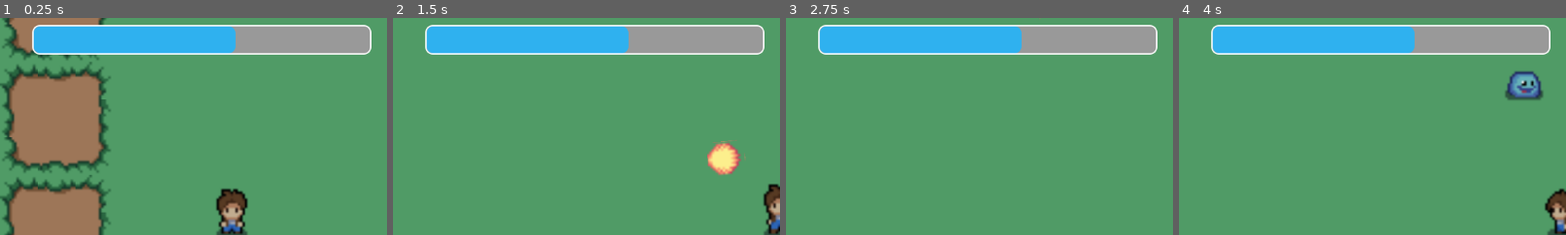
Above: before the commit, frames 1-4 (left to right).
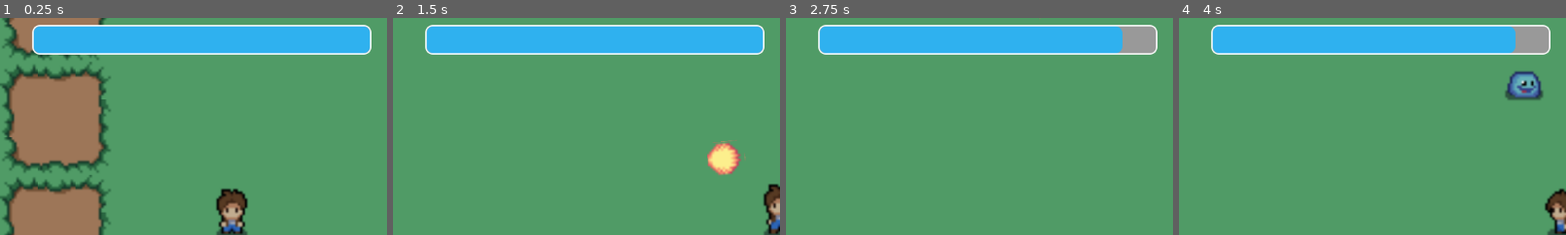
Above: after the commit, the same moments.

Repository: NUSGDG-Godot-AY2324-S2/oop
Game: Godot game, scene res://main/root.tscn
Two runs of this game, one before a commit and one after it. Both use one fixed random seed, a clock stepped at 60 frames per second and the inputs below.
Inputs (mouse positions are % of the whole screen's width and height, from its top left):
- Up to frame 1 (0.25 s): no input
- Up to frame 2 (1.5 s): tap Enter at 0.5 s; move the mouse to (72, 45) at 0.52 s; hold Right (ui_right) 0.53-1.28 s; click (72, 45) at 0.6 s; move the mouse to (30, 55) at 1.27 s; hold Down (ui_down) from 1.28 s (still down); click (30, 55) at 1.35 s
- Up to frame 3 (2.75 s): move the mouse to (60, 28) at 2.02 s; release Down (ui_down) at 2.03 s; hold Right (ui_right) from 2.03 s (still down); click (60, 28) at 2.1 s
- Up to frame 4 (4 s): move the mouse to (45, 70) at 2.77 s; release Right (ui_right) at 2.78 s; hold Up (ui_up) 2.78-3.53 s; click (45, 70) at 2.85 s; move the mouse to (80, 65) at 3.52 s; hold Left (ui_left) from 3.53 s (still down); click (80, 65) at 3.6 s
The pictures show only the part of the screen within x 0-50%, y 6-56%; the shares and areas given below are measured in that part.

The runs differ from the first frame. In frame 1, 4.5% of the frame differs, in the area x 59-96%, y 3-17%; in frame 2, 4.5%; in frame 3, 3.4%; in frame 4, 3.4%.

Commit message:
Add healthbar signal

Diff:
--- /dev/null
+++ b/src/UI/UI.gd
@@ -0,0 +1,5 @@
+extends CanvasLayer
+
+
+func set_healthbar_value(value: int):
+	$Control/MarginContainer/Healthbar.value = value
--- a/src/UI/UI.tscn
+++ b/src/UI/UI.tscn
@@ -1,8 +1,10 @@
-[gd_scene load_steps=2 format=3 uid="uid://d26nrgw1jvyh6"]
+[gd_scene load_steps=3 format=3 uid="uid://d26nrgw1jvyh6"]
 
+[ext_resource type="Script" path="res://UI/UI.gd" id="1_4kdcs"]
 [ext_resource type="PackedScene" uid="uid://mtvmxq2388hc" path="res://UI/healthbar.tscn" id="1_5pr7a"]
 
 [node name="UI" type="CanvasLayer"]
+script = ExtResource("1_4kdcs")
 
 [node name="Control" type="Control" parent="."]
 layout_mode = 3
@@ -23,5 +25,5 @@
 theme_override_constants/margin_right = 50
 theme_override_constants/margin_bottom = 50
 
-[node name="healthbar" parent="Control/MarginContainer" instance=ExtResource("1_5pr7a")]
+[node name="Healthbar" parent="Control/MarginContainer" instance=ExtResource("1_5pr7a")]
 layout_mode = 2
--- a/src/UI/healthbar.tscn
+++ b/src/UI/healthbar.tscn
@@ -22,9 +22,9 @@
 corner_radius_bottom_right = 10
 corner_radius_bottom_left = 10
 
-[node name="healthbar" type="ProgressBar"]
+[node name="Healthbar" type="ProgressBar"]
 custom_minimum_size = Vector2(500, 40)
 theme_override_styles/background = SubResource("StyleBoxFlat_vit10")
 theme_override_styles/fill = SubResource("StyleBoxFlat_i0rnw")
-value = 60.0
+value = 100.0
 show_percentage = false
--- a/src/player/player.gd
+++ b/src/player/player.gd
@@ -9,6 +9,7 @@
 const MAX_HEALTH: int = 100
 var health: int = MAX_HEALTH
 var is_taking_damage: bool = false
+signal health_changed
 
 var animated_sprite: AnimatedSprite2D
 var camera: Camera2D
@@ -107,6 +108,7 @@
 	is_taking_damage = true
 	$DamageTimer.start()
 	health -= damage
+	health_changed.emit(health)
 	if health < 0:
 		die()
 
--- a/src/player/player.tscn
+++ b/src/player/player.tscn
@@ -321,6 +321,7 @@
 wait_time = 0.2
 one_shot = true
 
+[connection signal="health_changed" from="." to="Camera2D/UI" method="set_healthbar_value"]
 [connection signal="timeout" from="DamageTimer" to="." method="_on_damage_timer_timeout"]
 [connection signal="timeout" from="FlashTimer" to="." method="_on_flash_timer_timeout"]
 [connection signal="timeout" from="AttackTimer" to="." method="_on_attack_timer_timeout"]
